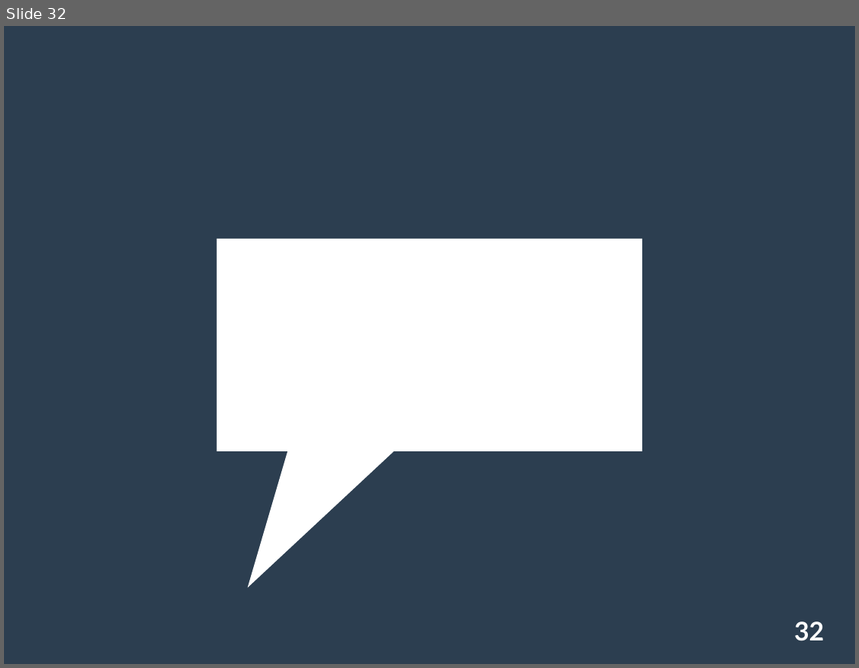
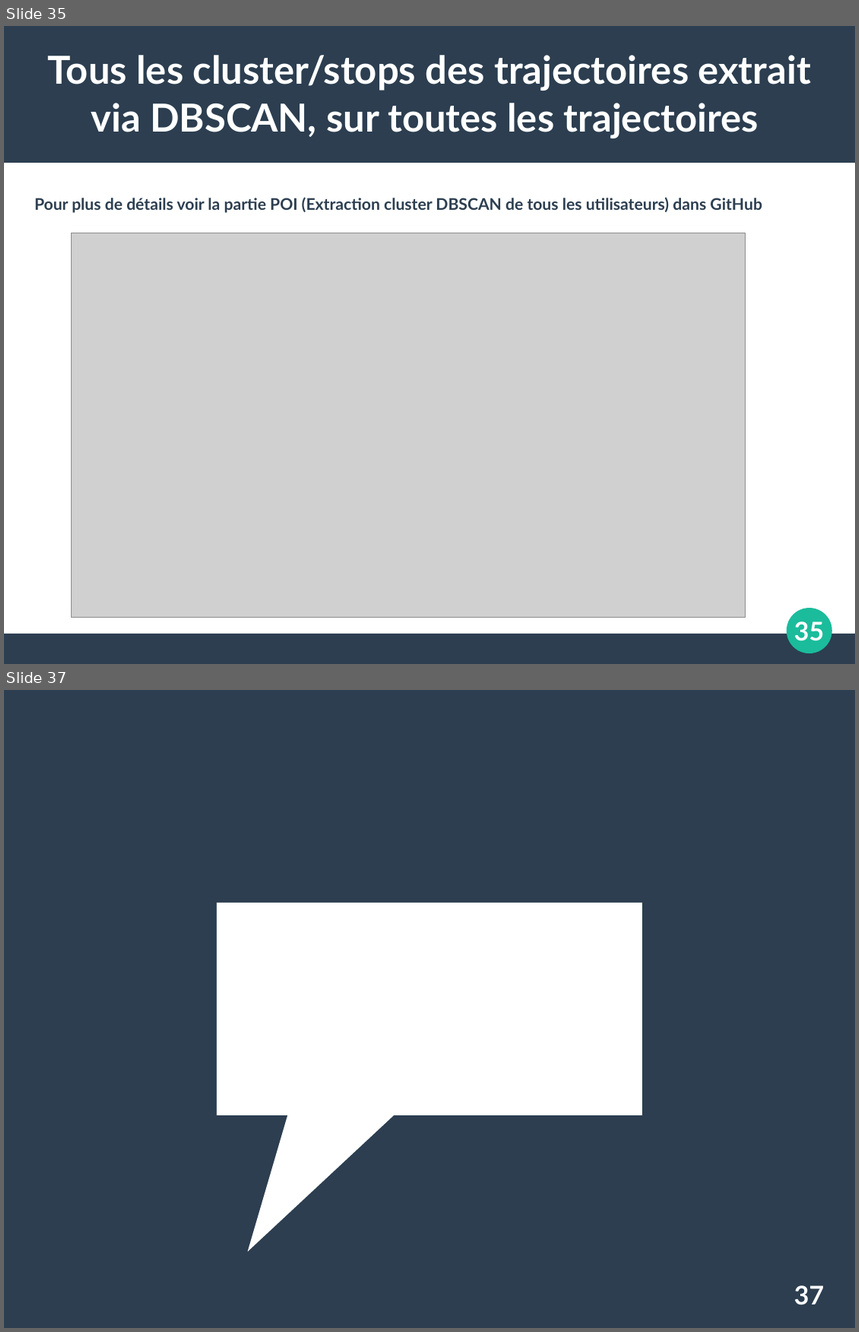
Before and after one commit to koper921/ProjetGps, a slide deck: Slide TER.ppt. Shown one above the other, each under a label of ours: slide 32 before the commit, slides 35 and 37 after it; the slides between them are not shown. The pictures are 859x668 and 859x1332 pixels, drawn with LibreOffice and Linux fonts; fonts in the diff are those of the drawing; grey boxes stand for pictures. Boxes give left, top, right and bottom in pixels: in the first picture for what was removed or moved away, otherwise in the second. Text is boxed around its words. In the diff, an @@ line names an element or a change of style, - is before the commit and + after.

Commit message:
ajout détection stop, moove dbscan+ modif sur slide

```diff
--- a/Slide TER.ppt
+++ b/Slide TER.ppt
@@ slide 35 added at (4, 26, 855, 664), background #FFFFFF @@
@@ rectangle added at (4, 26, 855, 163), fill #2C3E50 @@
@@ title added at (48, 55, 811, 138), 36 pt, text #FFFFFF, bold @@
+Tous les cluster/stops des trajectoires extrait via DBSCAN, sur toutes les trajectoires
@@ text added at (34, 197, 762, 213), 15 pt, text #2C3E50, bold @@
+Pour plus de détails voir la partie POI (Extraction cluster DBSCAN de tous les utilisateurs) dans GitHub
@@ picture added at (72, 233, 746, 618) @@
@@ ellipse added at (788, 608, 833, 654), fill #1ABC9C @@
@@ rectangle added at (4, 634, 855, 664), fill #2C3E50 @@
@@ page number added at (794, 622, 824, 642), 24 pt, text #FFFFFF, bold @@
+35
@@ what was slide 32 is now slide 37 @@
@@ page number at (794, 1286, 824, 1306): text changed @@
-32
+37
```
Also in this commit, not shown: 11 slides changed, 4 other slides added, 11 other files.
